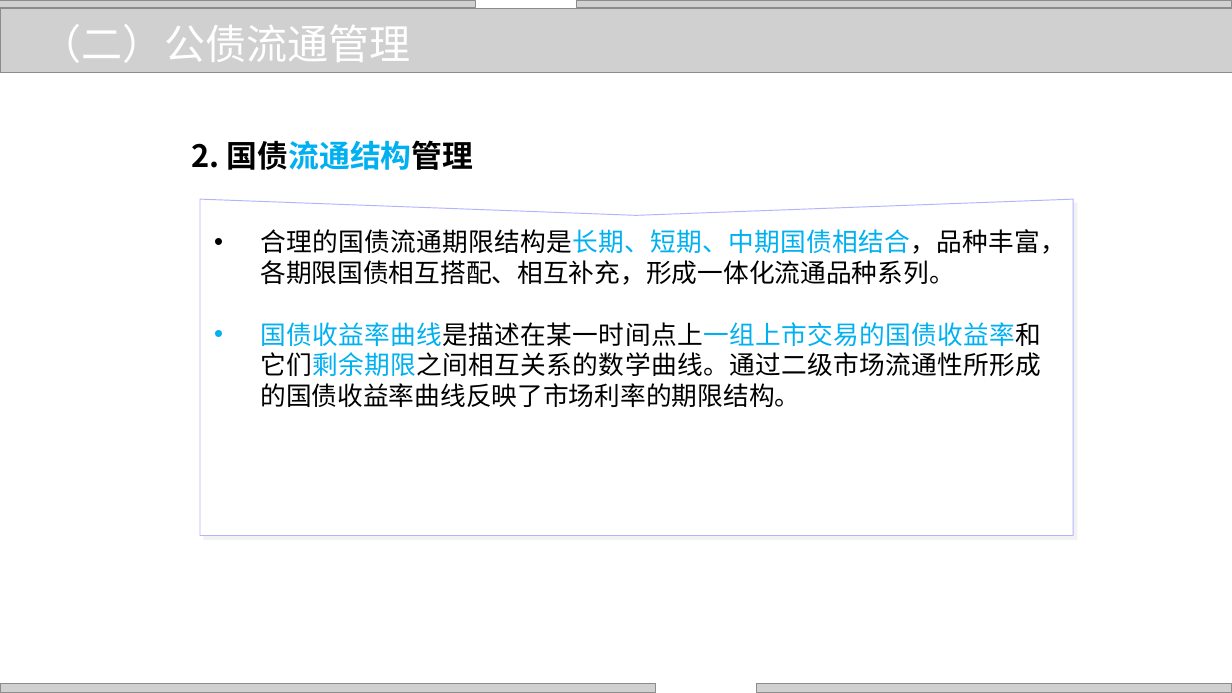
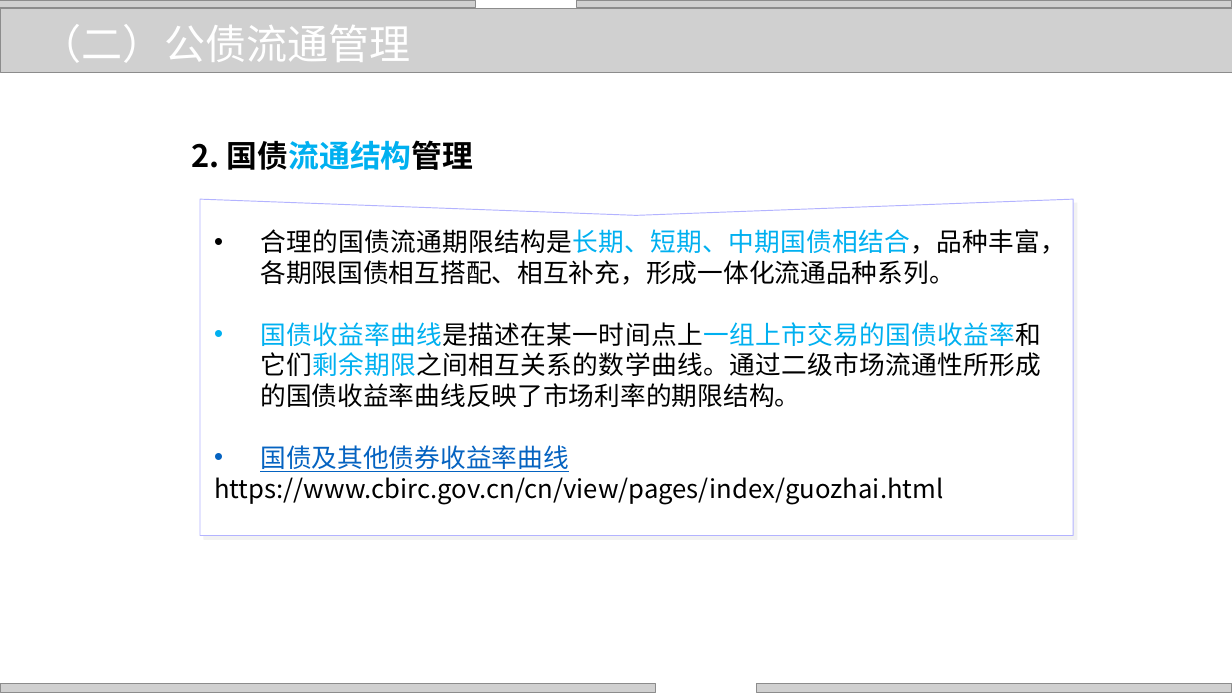
Before and after one commit to zhangjianzhang/internet_credit, a slide deck: slide 30 of files/slides/lecture_13.pptx. Drawn at 1232x693 pixels with LibreOffice and Linux fonts; fonts in the diff are those of the drawing; grey boxes stand for pictures; background and template pictures are left out. Boxes give left, top, right and bottom in pixels: in the first picture for what was removed or moved away, otherwise in the second. Text is boxed around its words. In the diff, an @@ line names an element or a change of style, - is before the commit and + after.

```diff
--- a/files/slides/lecture_13.pptx
+++ b/files/slides/lecture_13.pptx
@@ text at (214,445,943,504): paragraphs added @@
+  • 国债及其他债券收益率曲线
+  https://www.cbirc.gov.cn/cn/view/pages/index/guozhai.html
```
Also in this commit, not shown: 12 other slides changed, 4 slides added, 3 other files.
